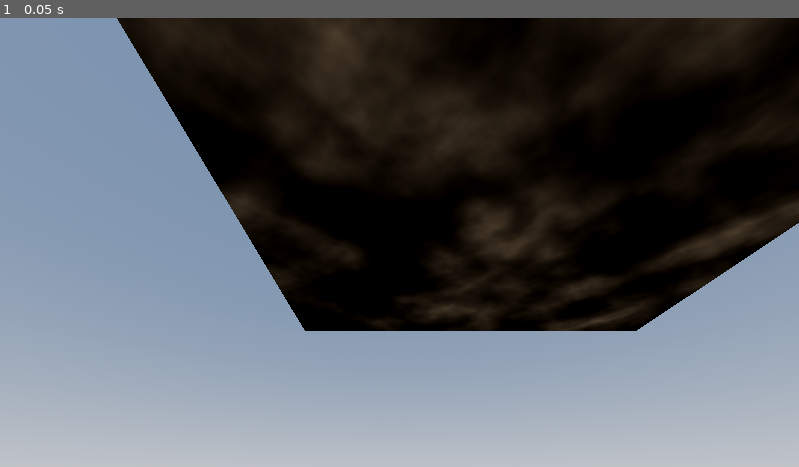
Above: before the commit, frame 1.
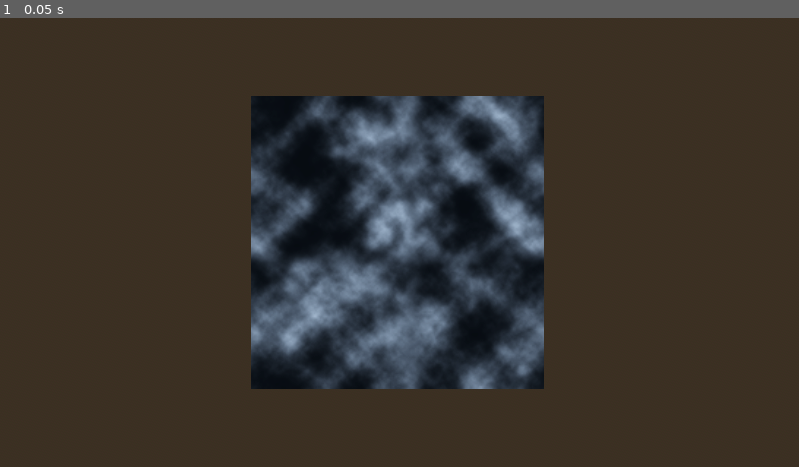
Above: after the commit, the same moment.

Repository: MidnightWolfe/COMP360-A1
Game: Godot game, scene res://greyscale image.tscn
The game is run twice, just before and just after one commit, with the same random seed, the same clock (stepped at 60 frames per second) and the same inputs.
Inputs:
- Up to frame 1 (0.05 s): no input

The runs differ from the first frame. In frame 1, 93% of the frame differs, in the area x 0-100%, y 0-100%.

Commit message:
Added the uv map function as well as the generate quad function. The two are quite intertwinned.

Diff:
--- a/assignment-1/greyscale image.tscn
+++ b/assignment-1/greyscale image.tscn
@@ -21,7 +21,7 @@
 environment = SubResource("Environment_h4380")
 
 [node name="Camera3D" type="Camera3D" parent="."]
-transform = Transform3D(1, 0, 0, 0, 0.766044, -0.642788, 0, 0.642788, 0.766044, 0.270068, -0.363357, 0.845901)
+transform = Transform3D(1, 0, 0, 0, -4.37114e-08, 1, 0, -1, -4.37114e-08, 1, 2, 1)
 
 [node name="greyscale image" type="Node3D" parent="."]
 transform = Transform3D(1, 0, 0, 0, 1, 0, 0, 0, 1, -0.0153378, 0, 0)
--- a/assignment-1/greyscale_image.gd
+++ b/assignment-1/greyscale_image.gd
@@ -1,27 +1,24 @@
+#Hello, Ryan here, adding in my UVMAP Functions and doing some commenting on the code :D
+
 extends Node3D
 
+var land: MeshInstance3D
 var st = SurfaceTool.new()
 
 func _ready() -> void:
 	var landscape = MeshInstance3D.new()
 	st.begin(Mesh.PRIMITIVE_TRIANGLES)
 
-	st.set_uv(Vector2(0,0))
-	st.add_vertex(Vector3(0,0,0))
-	st.set_uv(Vector2(0,1))
-	st.add_vertex(Vector3(0,0,1))
-	st.set_uv(Vector2(1,1))
-	st.add_vertex(Vector3(1,0,1))
-	st.set_uv(Vector2(1,0))
-	st.add_vertex(Vector3(1,0,0))
-
-	st.add_index(0)
-	st.add_index(1)
-	st.add_index(2)
-
-	st.add_index(0)
-	st.add_index(2)
-	st.add_index(3)
+	#This is the settings for the function
+	var quadCount : Array[int] = [0]
+	#Number of quads to do in the horizontal direction
+	var quadsHorizontal : int = 2
+	#Num of vertical quads
+	var quadsVertical: int = 2
+	#Make a quad for each spot
+	for i in quadsHorizontal:
+		for j in quadsVertical:
+			_quad(Vector3(i,0,j), quadCount, quadsHorizontal, quadsVertical, i, j)
 
 	st.generate_normals()
 	var mesh = st.commit()
@@ -93,3 +90,90 @@
 	#origin.add_child(sprite)
 
 pass
+
+#More quad generation functions
+
+### Takes in a location (Point), count (For allowing multiple quads), numHorz/Vert (Number of quads in that direction)
+### qsHorz/Vert (The current index of the quad.
+### All these together allow us to compute which part of the uv to map it to
+func _quad(
+	point: Vector3,
+	count: Array[int],
+	numHorz: int,
+	numVert: int,
+	qsHorz: int,
+	qsVert: int):
+
+		#Okay so we need to figure out some stuff to make this work
+		#Lets imagine a 2x2, 4 vertexs each
+		#[0.0,0.0][0.3,0.0]|[0.6,0.0][1.0,0.0]
+		#[0.0,0.3][0.3,0.3]|[0.6,0.3][1.0,0.3]
+		#------------------------------------
+		#[0.0,0.6][0.3,0.6]|[0.6,0.6][1.0,0.6]
+		#[0.0,1.0][0.3,1.0]|[0.6,1.0][1.0,1.0]
+
+		#Each of these quads has 4 values, up/down & left/right pairs.
+		#The upper values are what percent of the numHorizontal or num Vertical the respective quadsVertical or QuadsHorizontal is
+		#The lower values are the values of the upper - 1/numQuadsDirection
+
+		#By generating these 4 numbers we can then create the quad with correct uv mapping
+
+	var upperHorz = _generateUVSlice(true, qsHorz, numHorz)
+	var lowerHorz = _generateUVSlice(false, qsHorz, numHorz)
+	var upperVert = _generateUVSlice(true, qsVert, numVert)
+	var lowerVert = _generateUVSlice(false, qsVert, numVert)
+
+	#Here we are setting the values of the quads corners to match the generated values from the _generateUVSlice
+	#What is cool about this is it splits the uv map into sections the size of a quad
+	#Imagine having a stencil of a square and putting it over an image, by moving the stencil you can show different things
+	st.set_uv(Vector2(lowerHorz,lowerVert))
+	st.add_vertex(point + Vector3(0,0,0))
+	count[0] += 1
+	st.set_uv(Vector2(upperHorz,lowerVert))
+	st.add_vertex(point + Vector3(1,0,0))
+	count[0] += 1
+	st.set_uv(Vector2(upperHorz,upperVert))
+	st.add_vertex(point + Vector3(1,0,1))
+	count[0] += 1
+	st.set_uv(Vector2(lowerHorz,upperVert))
+	st.add_vertex(point + Vector3(0,0,1))
+	count[0] += 1
+
+	#Assemble the quad from the vertexs
+	st.add_index(count[0] - 4)
+	st.add_index(count[0] - 3)
+	st.add_index(count[0] - 2)
+
+	st.add_index(count[0] - 4)
+	st.add_index(count[0] - 2)
+	st.add_index(count[0] - 1)
+
+
+### This one is super cool, it is pretty effective at doing it's job
+### So it takes in a boolean for whether you're trying to get the upper or lower uv value of the quad
+### It also takes in the current index of the quad in the direction were looking at (Horz or Vert)
+### Finally it takes in the length(count) of quads that make up that direction
+func _generateUVSlice(
+	isUpperValue: bool,
+	indexOfQuad: int,
+	sizeOfQuadDirection: int) -> float:
+		#The upper values are what percent of the numHorizontal or num Vertical the respective quadsVertical or QuadsHorizontal is
+		#The lower values are the values of the upper - 1/numQuadsDirection notice I made it 1.0 to convert to float
+
+		#I'm running getPercent at index+1 to account for starting index at 0, when starting at 0 it automatically
+		# gives the lower bound as the upperbound due to multiplying by 0.
+		#it's important to note that this function first computes the upper value then finds the size of a quad to subtract back to get lower
+	var value : float = _getPercent(indexOfQuad+1, sizeOfQuadDirection)
+	#If we need the lower value then do the following to the upper value
+	#1.0/sizeOfQuadDirection is the portion of 1.0 that represents the quad's directionalSize
+	#So if we have 3 quads each segment works out to 0.33 of 1.0
+	if !isUpperValue:
+		value = value - (1.0/sizeOfQuadDirection)
+	return value
+
+#Simple function to return a percentage as a decimal float between 0.0 and 1.0 (Hopefully) Idk what happens to numbers above 1 with this code as it doesn't really come up
+func _getPercent(numerator : float, denominator : float) -> float:
+	if denominator == 0:
+		return 0.0
+	var percent : float = (numerator/denominator)
+	return percent
